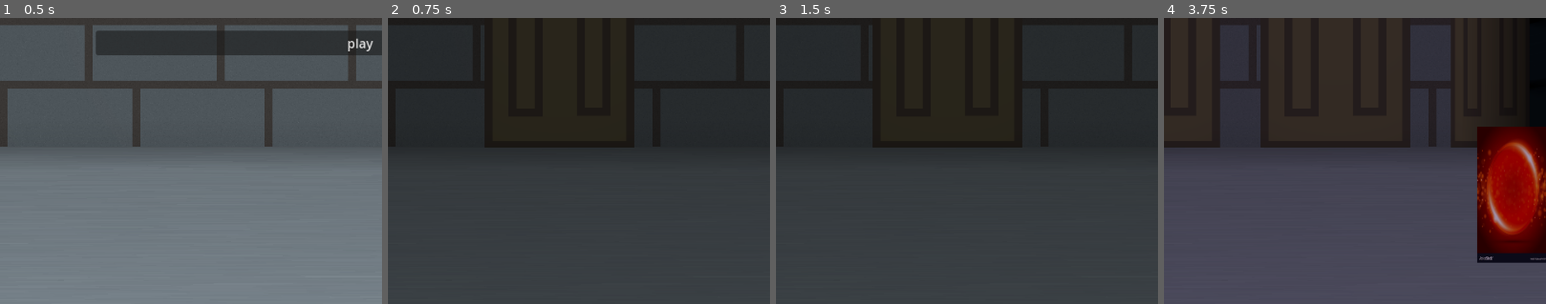
Above: before the commit, frames 1-4 (left to right).
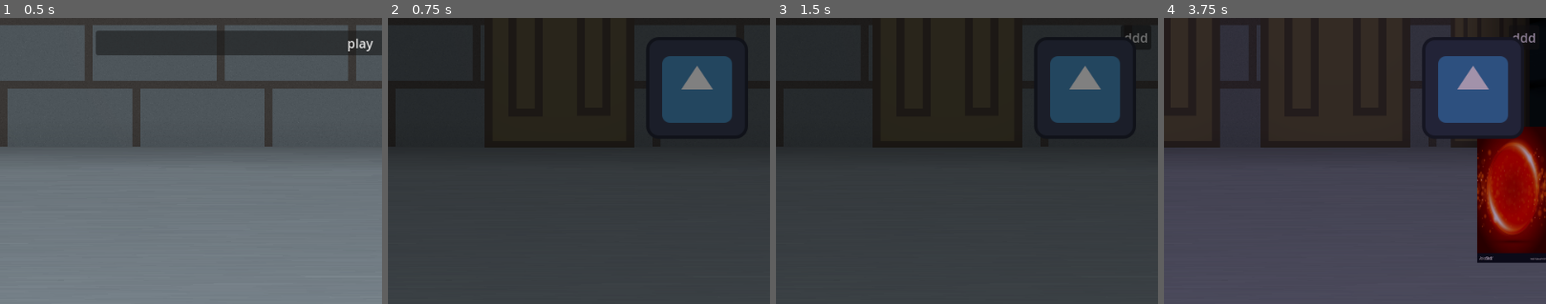
Above: after the commit, the same moments.

Repository: DasParijat/Prims-Dungeon
Game: Godot game, scene res://Home Menu/home_menu.tscn
Same seed, same stepped clock (60 frames per second), same inputs: the game is played once before the commit and once after it. The engine's default icon, where the game draws it, is replaced by a stand-in: a white triangle on a blue panel in a dark square.
Inputs (mouse positions are % of the whole screen's width and height, from its top left):
- Up to frame 1 (0.5 s): no input
- Up to frame 2 (0.75 s): click "play" at 0.5 s
- Up to frame 3 (1.5 s): click (43, 59) at 1.27 s
- Up to frame 4 (3.75 s): click "efef" at 2 s; click "efef" at 2.75 s; click "efef" at 3.5 s
The pictures show only the part of the screen within x 3-53%, y 47-97%; the shares and areas given below are measured in that part.

Frame 1 is identical in both runs. In frame 2, 4.5% of the frame differs, in the area x 67-95%, y 6-39%; in frame 3, 4.6%; in frame 4, 7.0%, in the area x 67-98%, y 5-43%.

Commit message:
Fixed door bug and more work on pause menu
-Made pause menu toggle on and off
-Door no longer hard to click on

Diff:
--- a/Door/door.tscn
+++ b/Door/door.tscn
@@ -1,7 +1,7 @@
 [gd_scene load_steps=4 format=3 uid="uid://bf8rl0c8yy31o"]
 
 [ext_resource type="Texture2D" uid="uid://c2g24fa0tauir" path="res://Assets/Images/Door/EdgeDoorClosed.png" id="1_siode"]
-[ext_resource type="Script" path="res://Door/door_object.gd" id="1_sjux2"]
+[ext_resource type="Script" path="res://Door/door_scene.gd" id="1_sjux2"]
 
 [sub_resource type="SystemFont" id="SystemFont_2frai"]
 font_names = PackedStringArray("Bodoni MT")
@@ -31,5 +31,4 @@
 theme_override_font_sizes/font_size = 100
 text = "9"
 
-[connection signal="button_down" from="." to="." method="_on_button_down"]
 [connection signal="pressed" from="." to="." method="_on_pressed"]
--- a/Door/door_object.gd
+++ b/Door/door_scene.gd
@@ -12,7 +12,6 @@
 @onready var door_opened_img = preload("uid://7gfggwe3vnl2")
 
 func _ready() -> void:
-	GRH.connect("door_entered", Callable(self, "_on_door_entered"))
 	set_door_graphic()
 
 func set_door_graphic() -> void:
--- /dev/null
+++ b/Game/Game Menu/pause_menu.gd
@@ -0,0 +1,13 @@
+extends Control
+
+@onready var menu : Control = $Menu
+@onready var menu_open_button : TextureButton = $MenuOpenButton
+
+func _ready() -> void:
+	menu.hide()
+
+func _on_menu_open_button_toggled(toggled_on: bool) -> void:
+	if toggled_on:
+		menu.show()
+	else:
+		menu.hide()
--- a/Game/Game Menu/pause_menu.tscn
+++ b/Game/Game Menu/pause_menu.tscn
@@ -1,4 +1,7 @@
-[gd_scene load_steps=2 format=3 uid="uid://cpy0flbvigrsd"]
+[gd_scene load_steps=4 format=3 uid="uid://cpy0flbvigrsd"]
+
+[ext_resource type="Script" path="res://Game/Game Menu/pause_menu.gd" id="1_0kagn"]
+[ext_resource type="Texture2D" uid="uid://dlntltuftcbpl" path="res://icon.svg" id="1_elfc5"]
 
 [sub_resource type="Theme" id="Theme_vawgx"]
 
@@ -9,17 +12,7 @@
 anchor_bottom = 1.0
 grow_horizontal = 2
 grow_vertical = 2
-
-[node name="MenuBar" type="MenuButton" parent="."]
-layout_mode = 1
-anchors_preset = 1
-anchor_left = 1.0
-anchor_right = 1.0
-offset_left = -93.0
-offset_bottom = 40.0
-grow_horizontal = 0
-theme = SubResource("Theme_vawgx")
-text = "weffwefwe"
+script = ExtResource("1_0kagn")
 
 [node name="Menu" type="Control" parent="."]
 visible = false
@@ -56,3 +49,17 @@
 [node name="Button" type="Button" parent="Menu/MarginContainer/VBoxContainer"]
 layout_mode = 2
 text = "ddd"
+
+[node name="MenuOpenButton" type="TextureButton" parent="."]
+layout_mode = 1
+anchors_preset = 1
+anchor_left = 1.0
+anchor_right = 1.0
+offset_left = -93.0
+offset_bottom = 40.0
+grow_horizontal = 0
+theme = SubResource("Theme_vawgx")
+toggle_mode = true
+texture_normal = ExtResource("1_elfc5")
+
+[connection signal="toggled" from="MenuOpenButton" to="." method="_on_menu_open_button_toggled"]
--- a/Game/game.tscn
+++ b/Game/game.tscn
@@ -1,8 +1,9 @@
-[gd_scene load_steps=7 format=3 uid="uid://dktjfoar41ceu"]
+[gd_scene load_steps=8 format=3 uid="uid://dktjfoar41ceu"]
 
 [ext_resource type="Texture2D" uid="uid://bxr5f1evya50u" path="res://Assets/Images/Room/DungeonRoomBackground.png" id="1_k8ln2"]
 [ext_resource type="Script" path="res://Game/game.gd" id="1_v2p7b"]
 [ext_resource type="Texture2D" uid="uid://bgulib037v3af" path="res://Assets/Images/Room/DungeonRoomLightOverlay.png" id="2_37ubt"]
+[ext_resource type="PackedScene" uid="uid://cpy0flbvigrsd" path="res://Game/Game Menu/pause_menu.tscn" id="2_ilt8h"]
 [ext_resource type="Texture2D" uid="uid://dnkhwospra37q" path="res://Assets/Images/orb.png" id="3_dfmax"]
 
 [sub_resource type="SystemFont" id="SystemFont_ho0eh"]
@@ -70,4 +71,6 @@
 text = "30 Points"
 label_settings = SubResource("LabelSettings_nm3xk")
 
+[node name="pause_menu" parent="." instance=ExtResource("2_ilt8h")]
+
 [connection signal="pressed" from="Room/Orb" to="." method="_on_orb_pressed"]
